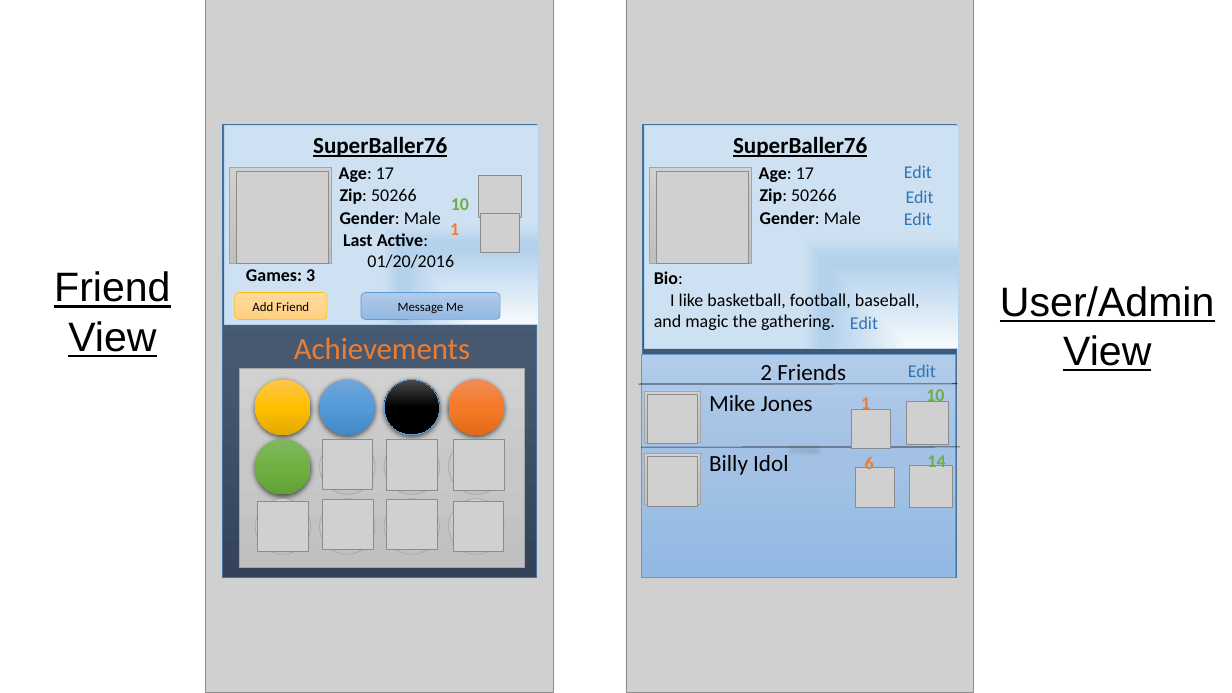
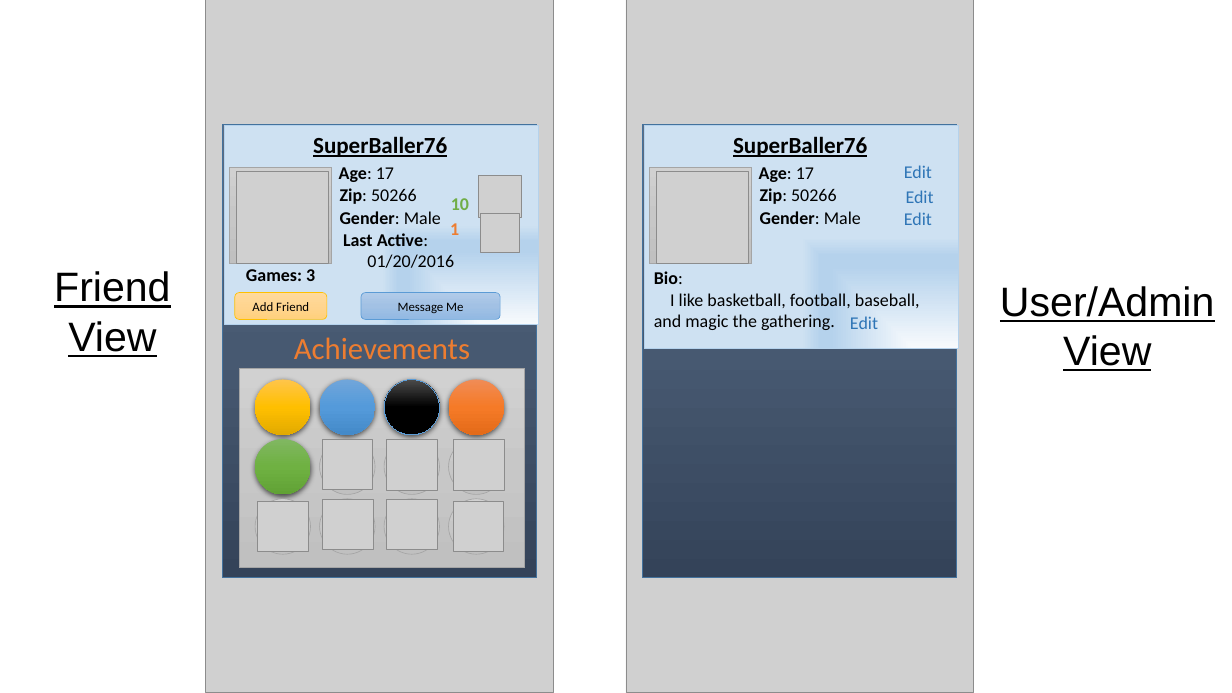
Before and after one commit to gfoudree/whosplayin, a slide deck: slide 11 of ScreenSketches/Storyboard Design.pptx. Drawn at 1232x693 pixels with LibreOffice and Linux fonts; fonts in the diff are those of the drawing; grey boxes stand for pictures. Boxes give left, top, right and bottom in pixels: in the first picture for what was removed or moved away, otherwise in the second. Text is boxed around its words. In the diff, an @@ line names an element or a change of style, - is before the commit and + after.

```diff
--- a/ScreenSketches/Storyboard Design.pptx
+++ b/ScreenSketches/Storyboard Design.pptx
@@ rectangle removed at <box>641,354,956,578</box> @@
@@ line removed from (639, 384) to (958, 384) @@
@@ text removed at <box>760,364,846,385</box> @@
-2 Friends
@@ text removed at <box>908,364,936,377</box> @@
-Edit
@@ text removed at <box>926,389,944,402</box> @@
-10
@@ rectangle removed at <box>645,391,701,442</box> @@
@@ picture removed at <box>648,394,698,444</box> @@
@@ text removed at <box>709,395,813,411</box> @@
-Mike Jones
@@ picture removed at <box>851,409,891,449</box> @@
@@ text removed at <box>861,397,870,410</box> @@
-1
@@ picture removed at <box>907,402,949,445</box> @@
@@ line removed from (641, 447) to (960, 447) @@
@@ rectangle removed at <box>645,454,701,505</box> @@
@@ picture removed at <box>648,457,698,506</box> @@
@@ text removed at <box>709,455,788,475</box> @@
-Billy Idol
@@ picture removed at <box>856,468,896,507</box> @@
@@ text removed at <box>865,454,874,469</box> @@
-6
@@ picture removed at <box>910,465,953,507</box> @@
@@ text removed at <box>927,455,945,472</box> @@
-14
```
Also in this commit, not shown: 1 other file.
